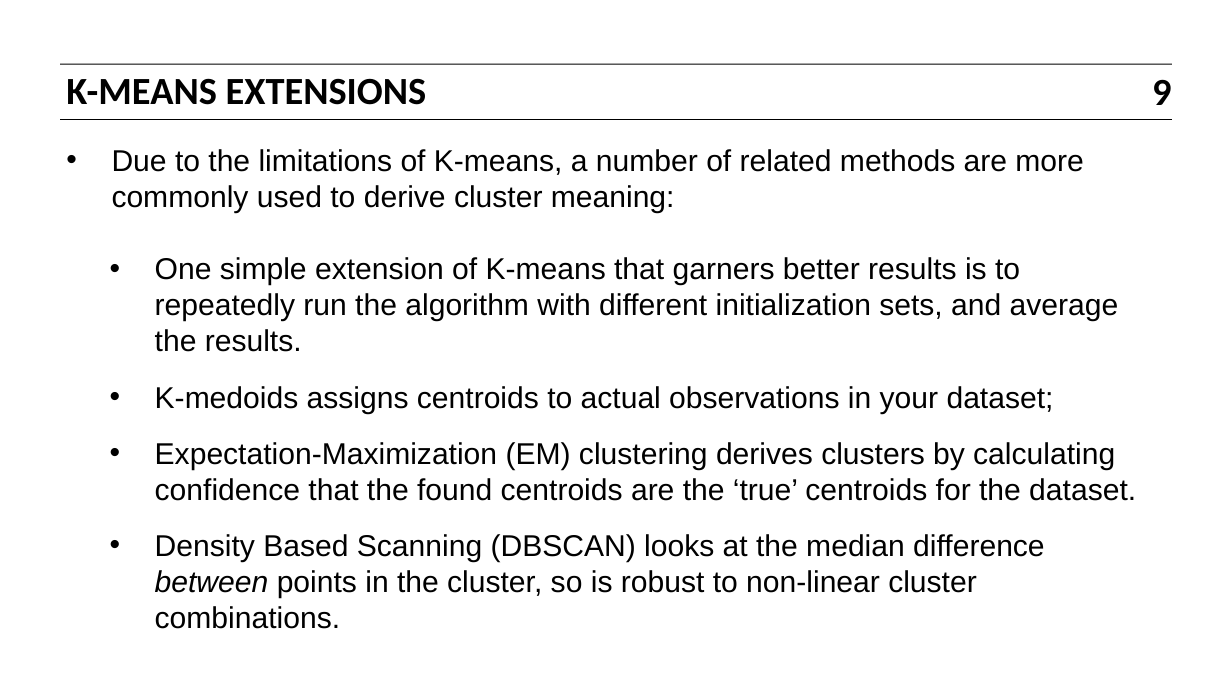
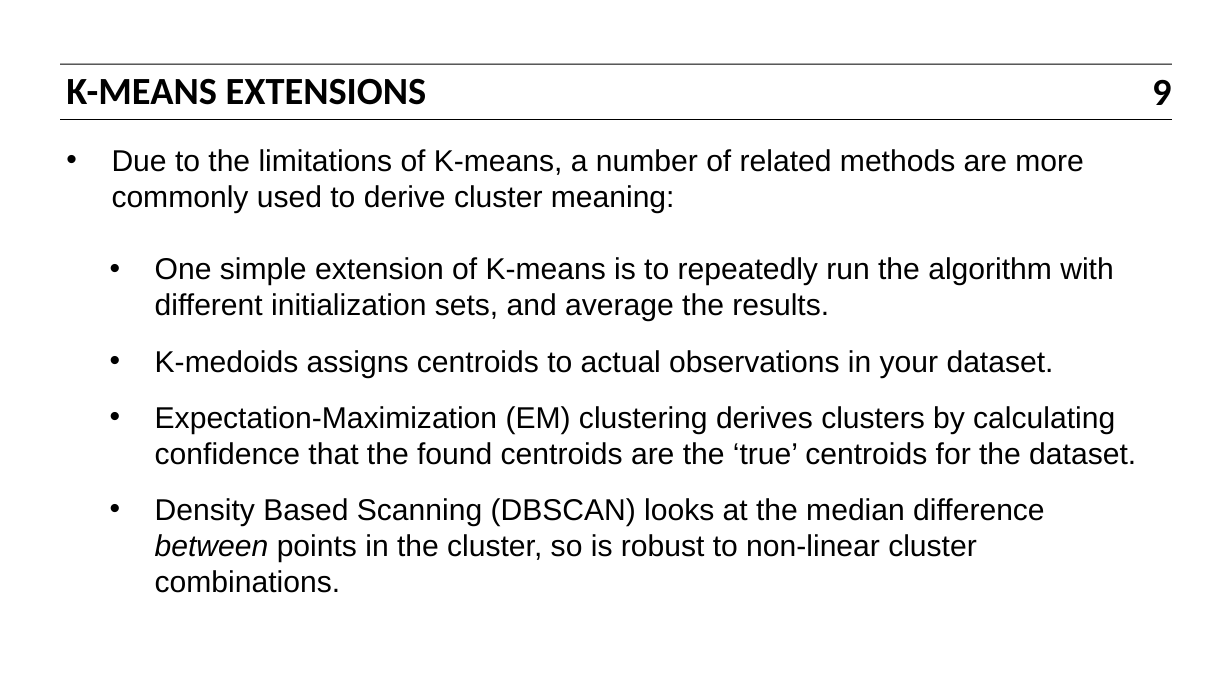
Before and after one commit to bbalin12/DAT5_BOS, a slide deck: slide 9 of slides/11_dimensionality_reduction_and_clustering.pptx. Drawn at 1232x692 pixels with LibreOffice and Linux fonts; fonts in the diff are those of the drawing. Boxes give left, top, right and bottom in pixels: in the first picture for what was removed or moved away, otherwise in the second. Text is boxed around its words. In the diff, an @@ line names an element or a change of style, - is before the commit and + after.

```diff
--- a/slides/11_dimensionality_reduction_and_clustering.pptx
+++ b/slides/11_dimensionality_reduction_and_clustering.pptx
@@ text at (155,257,1113,378): text changed @@
-  • One simple extension of K-means that garners better results is to repeatedly run the algorithm with different initialization sets, and average the results.
-  • K-medoids assigns centroids to actual observations in your dataset;
+  • One simple extension of K-means is to repeatedly run the algorithm with different initialization sets, and average the results.
+  • K-medoids assigns centroids to actual observations in your dataset.
```
Also in this commit, not shown: 11 other slides changed, 5 other files.
